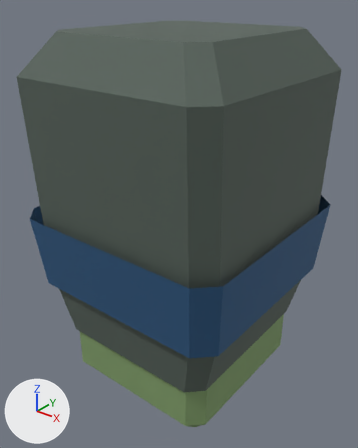
Two versions of the glTF model assets/models/units/zombie/ArmLeft.glb, one commit apart.
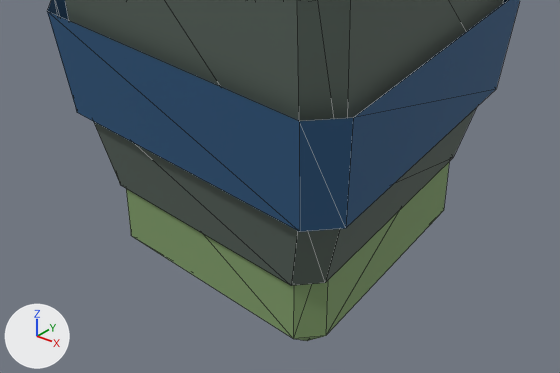
Each version appears first whole from a 50 mm lens placed at (0.283, -0.361, 0.11), pointed at (-0.002, -0.005, -0.11), and next in a close-up on the part from 0% to 99% of the width and 47% to 100% of the height. Arrows for +X, +Y and +Z are at lower left; the lights stay in place. The older version's two pictures come first. The close-ups show mesh edges as thin lines. Vertices at exactly the same position are counted once.

Objects in the first close-up: 'Sculpture'.
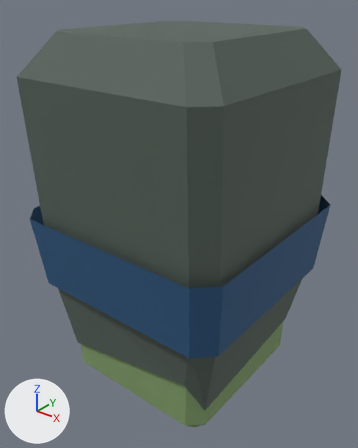
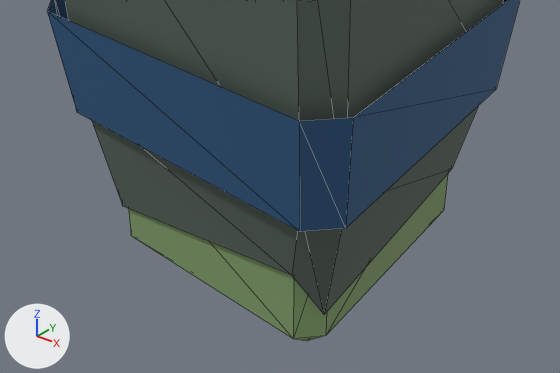
Pixel boxes (x1, y1, x2, y2) of what changed, in the close-ups (560 x 373 px; the box of a moved part takes in the faces that stretch with it):
part 1 of me_sculpture, moved or reshaped
    before: (93, 107, 477, 286)
    after: (92, 105, 479, 315)

What changed in the scene script:
```text
Change me_sculpture:
    where me_sculpture.from_pydata(...)  # 74 vertices, 124 faces; spans x -0.114..0.114, y -0.115..0.115, z -0.285..0.075
    used by ob_sculpture; location = (0.0, 0.0, 0.0)
    me_sculpture part 1
    me_sculpture.vertices[0].co: (-0.074, 0.092, -0.225) -> (-0.074, 0.092, -0.24)
    me_sculpture.vertices[2].co: (0.074, 0.092, -0.225) -> (0.074, 0.092, -0.211)
    me_sculpture.vertices[5].co: (0.088, 0.078, -0.225) -> (0.088, 0.078, -0.235)  # pixel (453, 157) -> pixel (451, 169)
    me_sculpture.vertices[7].co: (0.088, -0.078, -0.225) -> (0.088, -0.078, -0.25)  # pixel (325, 282) -> pixel (324, 314)
    me_sculpture.vertices[9].co: (0.074, -0.092, -0.225) -> (0.074, -0.092, -0.217)  # pixel (291, 285) -> pixel (291, 275)
    me_sculpture.vertices[11].co: (-0.074, -0.092, -0.225) -> (-0.074, -0.092, -0.243)  # pixel (120, 185) -> pixel (122, 206)
    me_sculpture.vertices[15].co: (-0.088, 0.078, -0.225) -> (-0.088, 0.078, -0.232)
```
